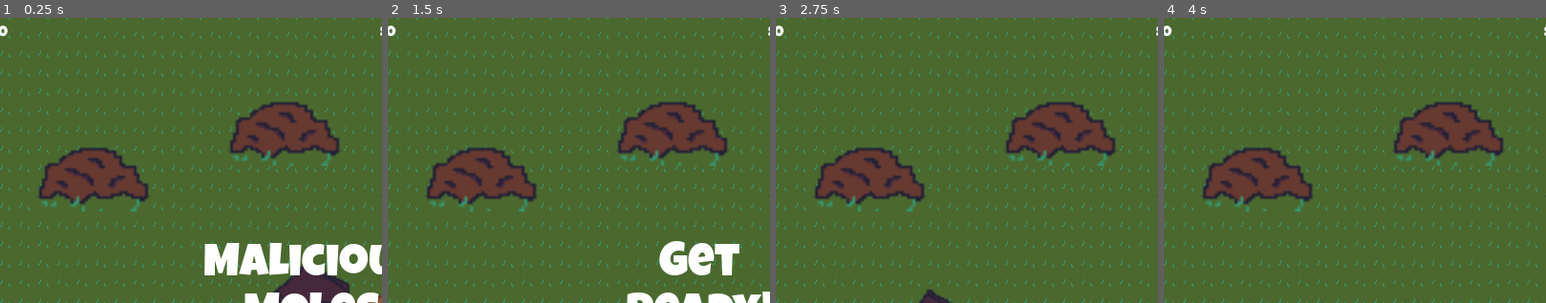
Above: before the commit, frames 1-4 (left to right).
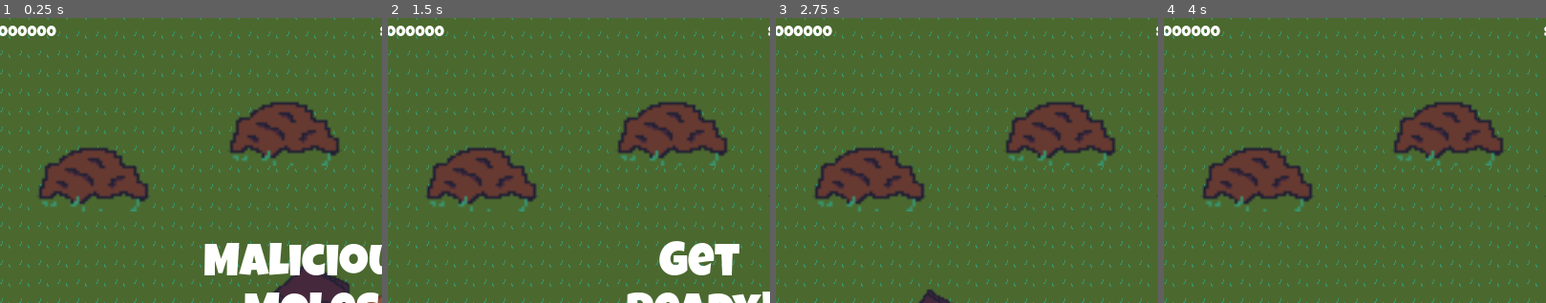
Above: after the commit, the same moments.

Repository: rolika/Mole
Game: Godot game, scene res://main.tscn
Same seed, same stepped clock (60 frames per second), same inputs: the game is played once before the commit and once after it.
Inputs (mouse positions are % of the whole screen's width and height, from its top left):
- Up to frame 1 (0.25 s): no input
- Up to frame 2 (1.5 s): click "START" at 0.5 s; tap Enter at 1.25 s; move the mouse to (72, 45) at 1.27 s; press the mouse at (72, 45) at 1.28 s
- Up to frame 3 (2.75 s): tap Space at 2 s; move the mouse to (30, 55) at 2.02 s; release the mouse at (30, 55) at 2.03 s; click (30, 55) at 2.1 s
- Up to frame 4 (4 s): tap Enter at 2.75 s; move the mouse to (60, 28) at 2.77 s; press the mouse at (60, 28) at 2.78 s; tap Space at 3.5 s; move the mouse to (45, 70) at 3.52 s; release the mouse at (45, 70) at 3.53 s; click (45, 70) at 3.6 s
The pictures show only the part of the screen within x 9-59%, y 2-52%; the shares and areas given below are measured in that part.

The runs differ from the first frame. In frame 1, 0.4% of the frame differs, in the area x 2-15%, y 2-7%; in frame 2, 0.4%; in frame 3, 0.4%; in frame 4, 0.4%.

Commit message:
format score

Diff:
--- a/hud.gd
+++ b/hud.gd
@@ -4,8 +4,11 @@
 signal start_game
 
 
+var format_score = "%06d"
+
+
 func update_score(score):
-	$ScoreValue.text = str(score)
+	$ScoreValue.text = format_score % score
 
 
 func update_shame(shame):
@@ -14,7 +17,7 @@
 
 func _on_start_button_pressed():
 	$StartButton.hide()
-	$ScoreValue.text = "0"
+	$ScoreValue.text = format_score % 0
 	$ShameBar.value = 0
 	$Title.text = "Get\nready!"
 	await get_tree().create_timer(1.0).timeout
--- a/hud.tscn
+++ b/hud.tscn
@@ -59,7 +59,7 @@
 offset_bottom = 46.0
 size_flags_horizontal = 0
 theme_override_fonts/font = ExtResource("2_upekl")
-text = "0"
+text = "000000"
 
 [node name="ShameLabel" type="Label" parent="."]
 offset_left = 472.0
